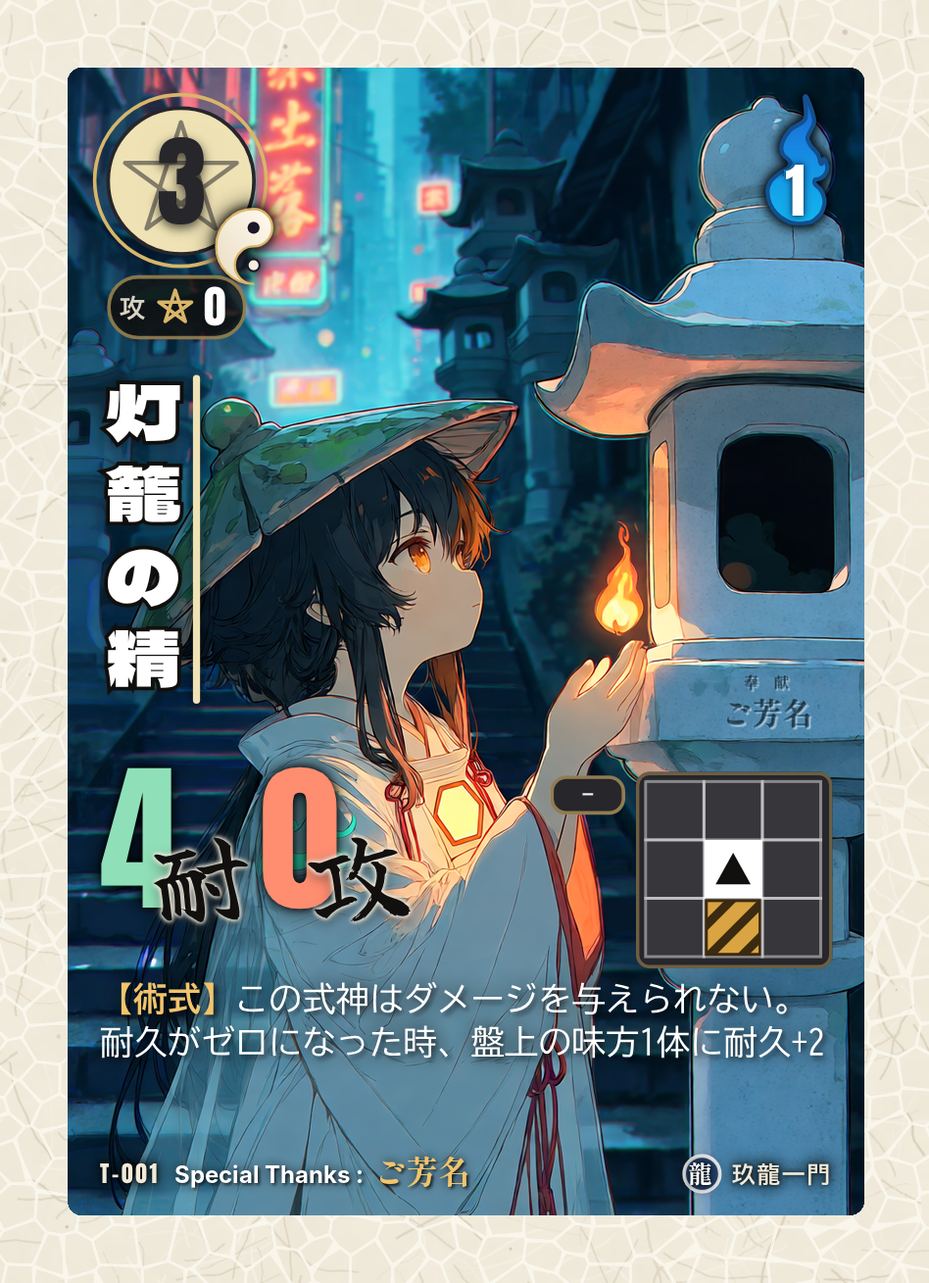
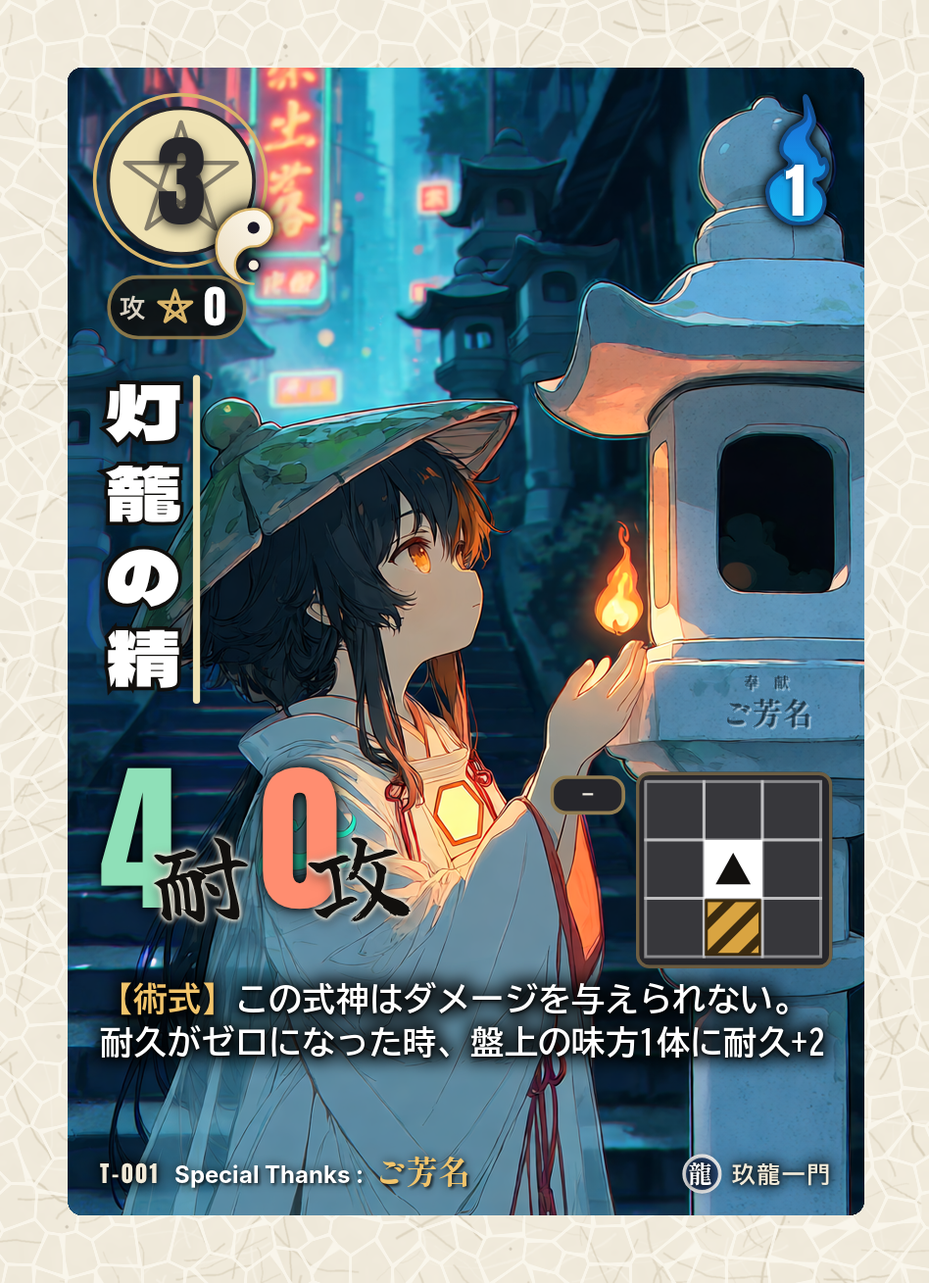
Layer changes from the first 929 x 1283 image to the second:
removed layer "11_効果文_白文字と影" over [82, 963, 841, 1076]
added layer "11c_効果文_白文字_太字(影なし)" above "11b_効果文の影_内側(下に少し・黒95%)" over [99, 981, 825, 1058]
added layer "11b_効果文の影_内側(下に少し・黒95%)" (95%) above "11a_効果文の影_外側(広め・黒85%)" over [96, 978, 828, 1064]
added layer "11a_効果文の影_外側(広め・黒85%)" (85%) above "10_間合" over [81, 960, 843, 1078]
